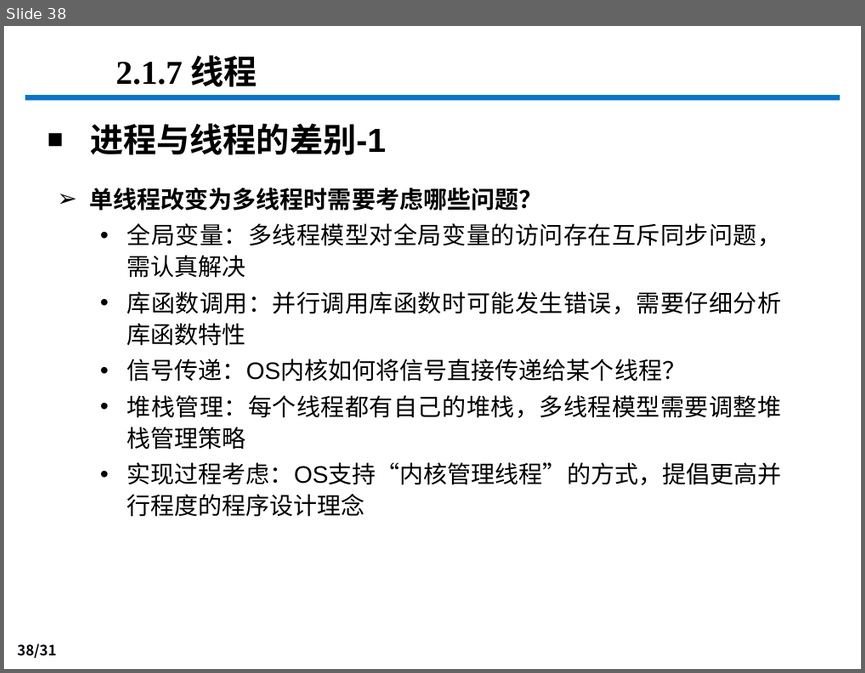
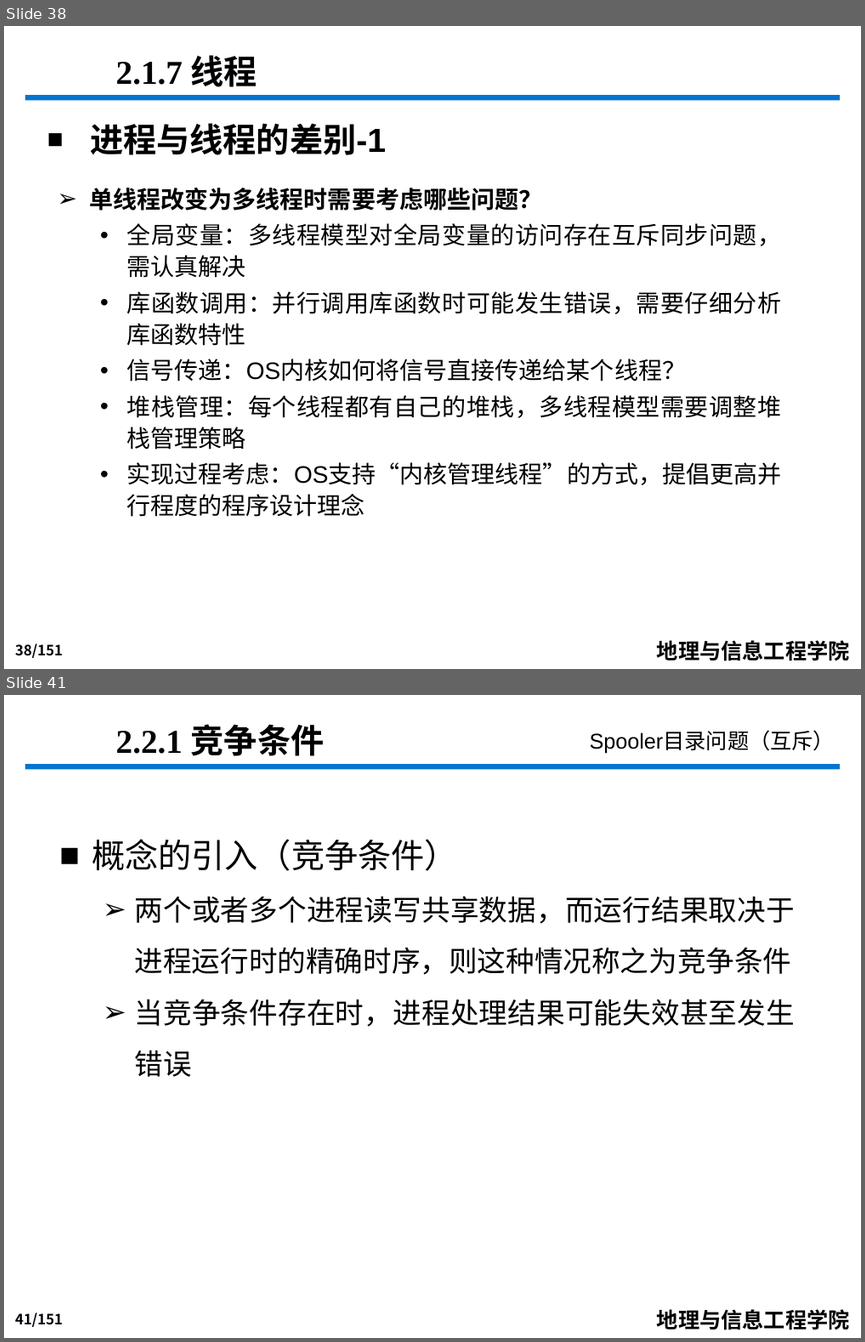
Before and after one commit to djzgroup/djzgroup.github.io, a slide deck: course/os/cha_2_process.pptx. Shown one above the other, each under a label of ours: slide 38 before the commit, slides 38 and 41 after it; the slides between them are not shown. The pictures are 865x673 and 865x1342 pixels, drawn with LibreOffice and Linux fonts; fonts in the diff are those of the drawing; background and template pictures are left out. Boxes give left, top, right and bottom in pixels: in the first picture for what was removed or moved away, otherwise in the second. Text is boxed around its words. In the diff, an @@ line names an element or a change of style, - is before the commit and + after.

```diff
--- a/course/os/cha_2_process.pptx
+++ b/course/os/cha_2_process.pptx
@@ slide 41 added at (4,695,861,1338), background #FFFFFF; not listed: 3 template elements that a slide beside it also shows @@
@@ text added at (116,724,324,756), 28 pt, text #000000, bold @@
+2.2.1 竞争条件
@@ text added at (590,731,834,753), 18 pt, text #000000 @@
+Spooler目录问题（互斥）
@@ text added at (92,839,794,1077), 24 pt, text #000000 @@
+■ 概念的引入（竞争条件）
+  ➢ 两个或者多个进程读写共享数据，而运行结果取决于进程运行时的精确时序，则这种情况称之为竞争条件
+  ➢ 当竞争条件存在时，进程处理结果可能失效甚至发生错误
@@ slide 38 changed as well @@
@@ page number at (15,643,63,658): text changed @@
-38/31
+38/151
@@ text added at (657,640,850,661), 18 pt, text #000000, bold @@
+地理与信息工程学院
```
Also in this commit, not shown: 37 other slides changed, 112 other slides added, 1 slide removed.
